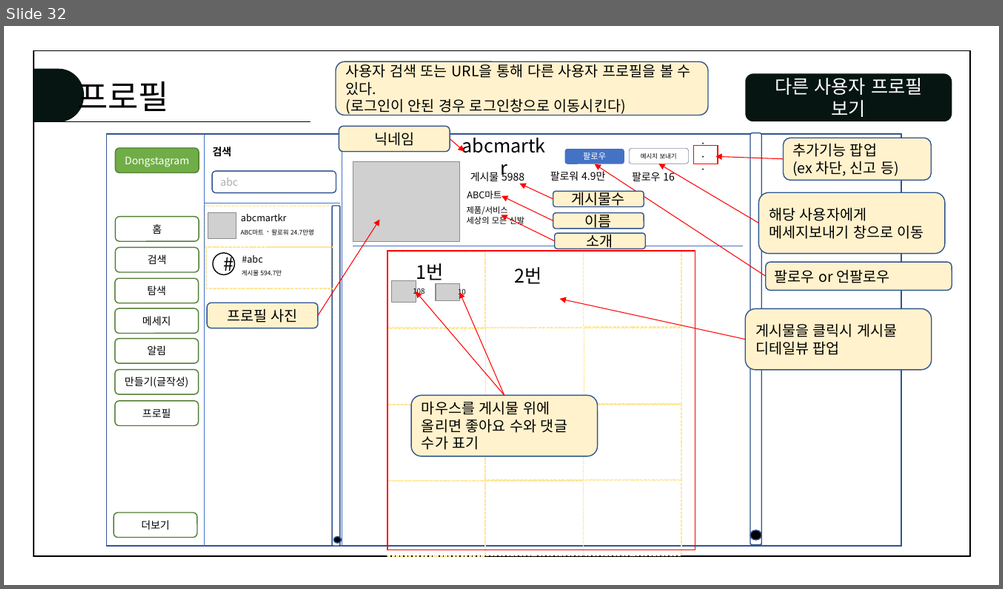
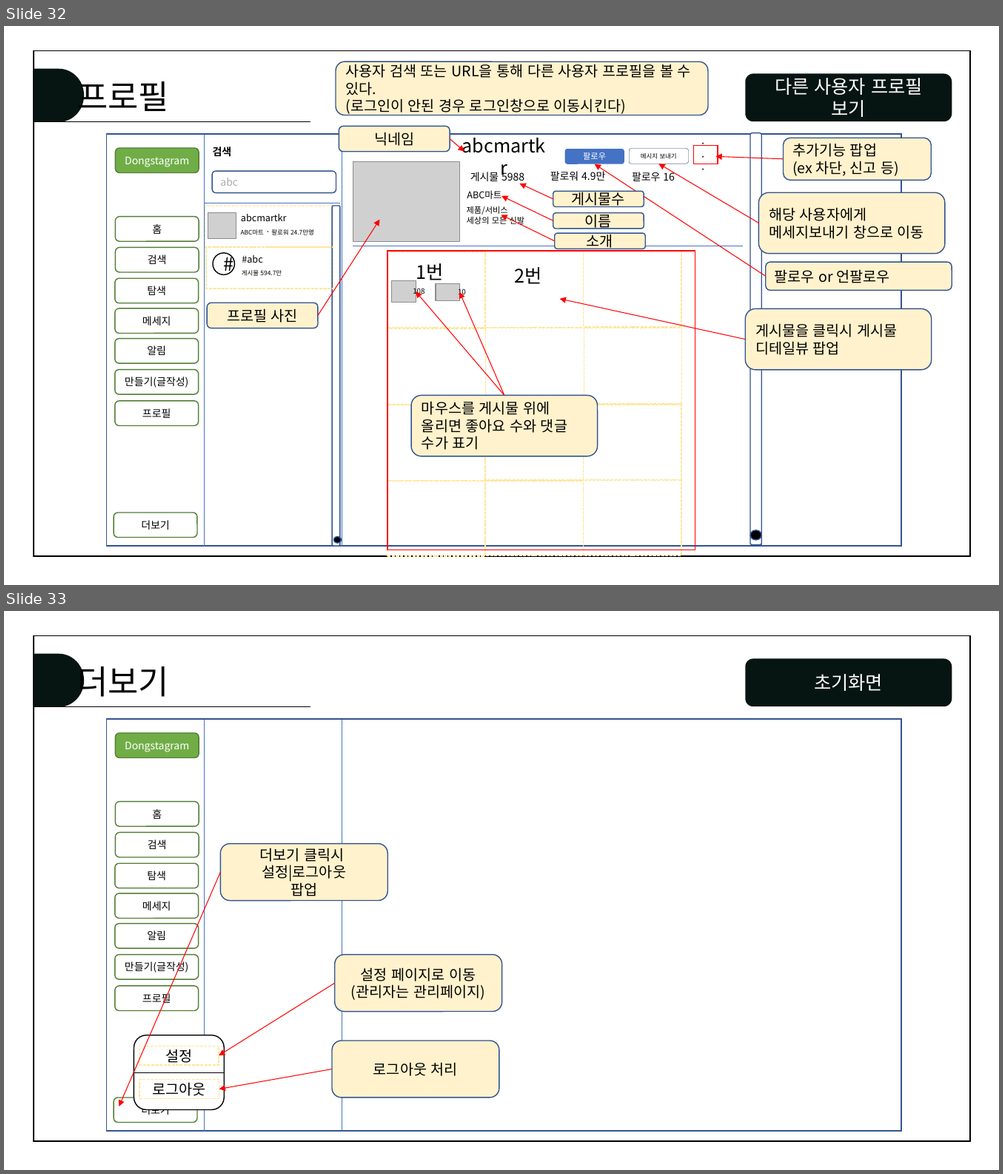
Before and after one commit to juhyeonjong2/DongStagram, a slide deck: Documents/5. 설계/2. 스토리보드/화면설계서.pptx. Shown one above the other, each under a label of ours: slide 32 before the commit, slides 32 and 33 after it. The pictures are 1003x589 and 1003x1174 pixels, drawn with LibreOffice and Linux fonts; fonts in the diff are those of the drawing; grey boxes stand for pictures. Boxes give left, top, right and bottom in pixels: in the first picture for what was removed or moved away, otherwise in the second. Text is boxed around its words. In the diff, an @@ line names an element or a change of style, - is before the commit and + after.

Commit message:
스토리보드 작업중
 - 설정 작업중

```diff
--- a/Documents/5. 설계/2. 스토리보드/화면설계서.pptx
+++ b/Documents/5. 설계/2. 스토리보드/화면설계서.pptx
@@ slide 33 added at (4, 611, 999, 1170), background #FFFFFF @@
@@ rectangle added at (34, 635, 970, 1142), outline #000000 1 pt @@
@@ flow chart delay added at (34, 653, 85, 707), fill #061512 @@
@@ text added at (77, 662, 169, 698), 32 pt, text #000000 @@
+더보기
@@ rounded rectangle added at (745, 659, 951, 706), fill #061512, 18 pt, text #FFFFFF @@
+초기화면
@@ line added from (34, 706) to (310, 706), #000000 0.5 pt @@
@@ rectangle added at (106, 719, 901, 1132), outline #325491 1 pt @@
@@ line added from (205, 720) to (205, 1132), #4472C4 0.5 pt @@
@@ line added from (342, 720) to (342, 1132), #4472C4 0.5 pt @@
@@ rounded rectangle added at (115, 733, 199, 758), fill #70AD47, outline #538035 1 pt, 10 pt, text #FFFFFF @@
+Dongstagram
@@ rounded rectangle added at (115, 802, 199, 826), outline #538035 1 pt, 10 pt, text #000000 @@
+홈
@@ rounded rectangle added at (115, 832, 199, 857), outline #538035 1 pt, 10 pt, text #000000 @@
+검색
@@ rounded rectangle added at (220, 844, 387, 900), fill #FFF2CC, outline #325491 1 pt, 14 pt, text #000000 @@
+더보기 클릭시
+설정|로그아웃
+팝업
@@ rounded rectangle added at (115, 864, 199, 889), outline #538035 1 pt, 10 pt, text #000000 @@
+탐색
@@ arrow added from (220, 872) to (119, 1107), #FF0000 0.75 pt @@
@@ rounded rectangle added at (115, 894, 199, 918), outline #538035 1 pt, 10 pt, text #000000 @@
+메세지
@@ rounded rectangle added at (115, 923, 199, 948), outline #538035 1 pt, 10 pt, text #000000 @@
+알림
@@ rounded rectangle added at (115, 955, 199, 980), outline #538035 1 pt, 10 pt, text #000000 @@
+만들기(글작성)
@@ rounded rectangle added at (335, 955, 502, 1011), fill #FFF2CC, outline #325491 1 pt, 14 pt, text #000000 @@
+설정 페이지로 이동
+(관리자는 관리페이지)
@@ rounded rectangle added at (115, 986, 199, 1011), outline #538035 1 pt, 10 pt, text #000000 @@
+프로필
@@ arrow added from (335, 983) to (219, 1056), #FF0000 0.75 pt @@
@@ rounded rectangle added at (134, 1036, 224, 1111), fill #FFFFFF, outline #000000 1 pt @@
@@ rectangle added at (139, 1047, 219, 1065), outline #FFE699 1 pt dashed, 14 pt, text #000000 @@
+설정
@@ rounded rectangle added at (332, 1041, 498, 1097), fill #FFF2CC, outline #325491 1 pt, 14 pt, text #000000 @@
+로그아웃 처리
@@ line added from (134, 1073) to (224, 1073), #000000 0.5 pt @@
@@ arrow added from (332, 1070) to (219, 1089), #FF0000 0.75 pt @@
@@ rounded rectangle added at (114, 1098, 197, 1123), outline #538035 1 pt, 10 pt, text #000000 @@
+더보기
@@ rectangle added at (140, 1080, 219, 1099), outline #FFE699 1 pt dashed, 14 pt, text #000000 @@
+로그아웃
```
Also in this commit, not shown: 2 other slides added.
